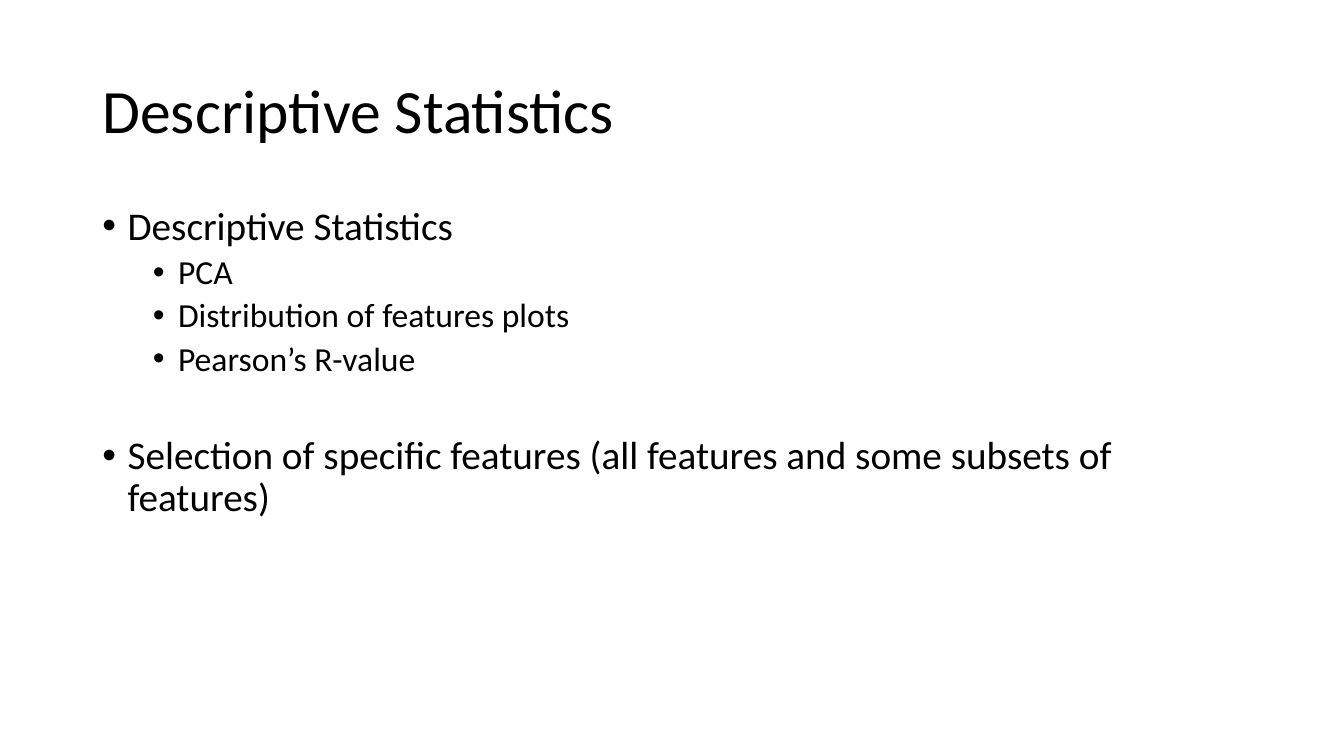
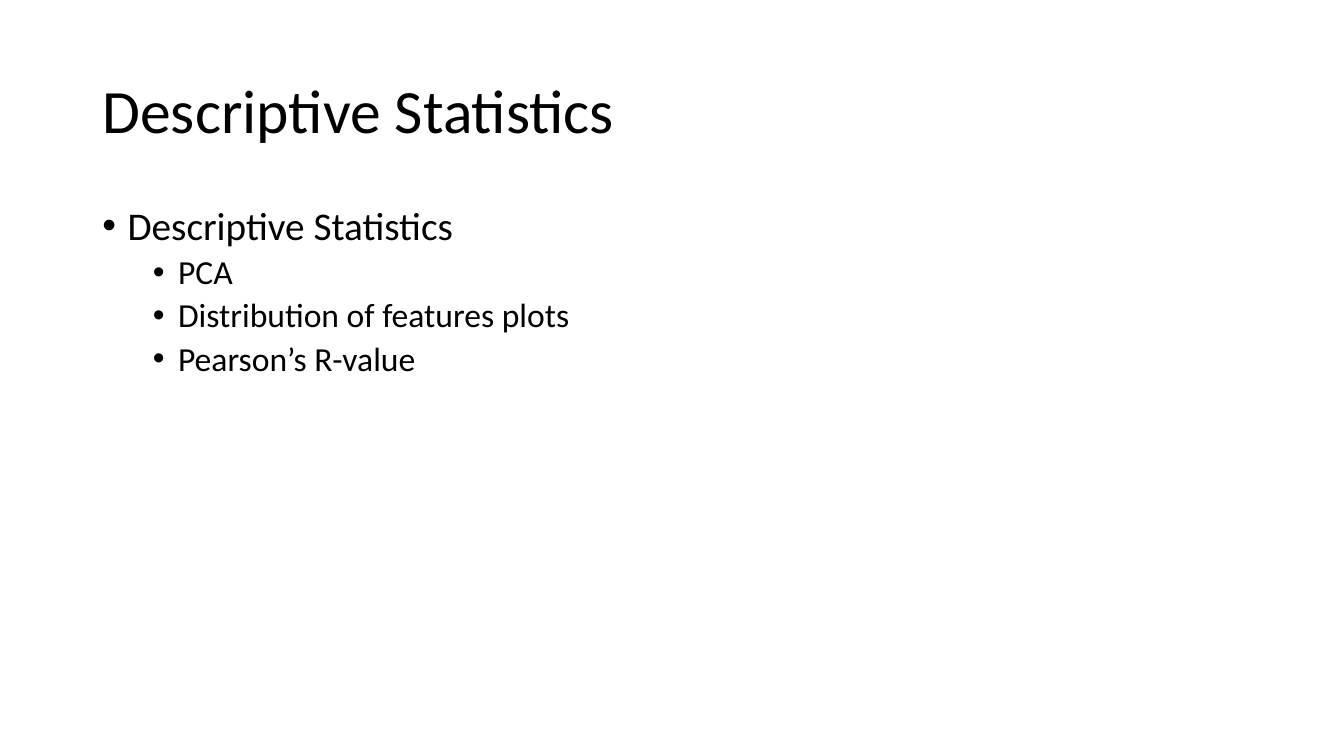
Before and after one commit to randm4940/CS-7830-Fall-2019-Project, a slide deck: slide 4 of documents/presentation.pptx (slide 5 before the commit). Drawn at 1344x756 pixels with LibreOffice and Linux fonts; fonts in the diff are those of the drawing. Boxes give left, top, right and bottom in pixels: in the first picture for what was removed or moved away, otherwise in the second. Text is boxed around its words. In the diff, an @@ line names an element or a change of style, - is before the commit and + after.

```diff
--- a/documents/presentation.pptx
+++ b/documents/presentation.pptx
@@ text at [128, 440, 1112, 517]: paragraph removed @@
-• Selection of specific features (all features and some subsets of features)
```
Also in this commit, not shown: 2 other slides changed, 9 slides added, 4 slides removed, 1 other file.
